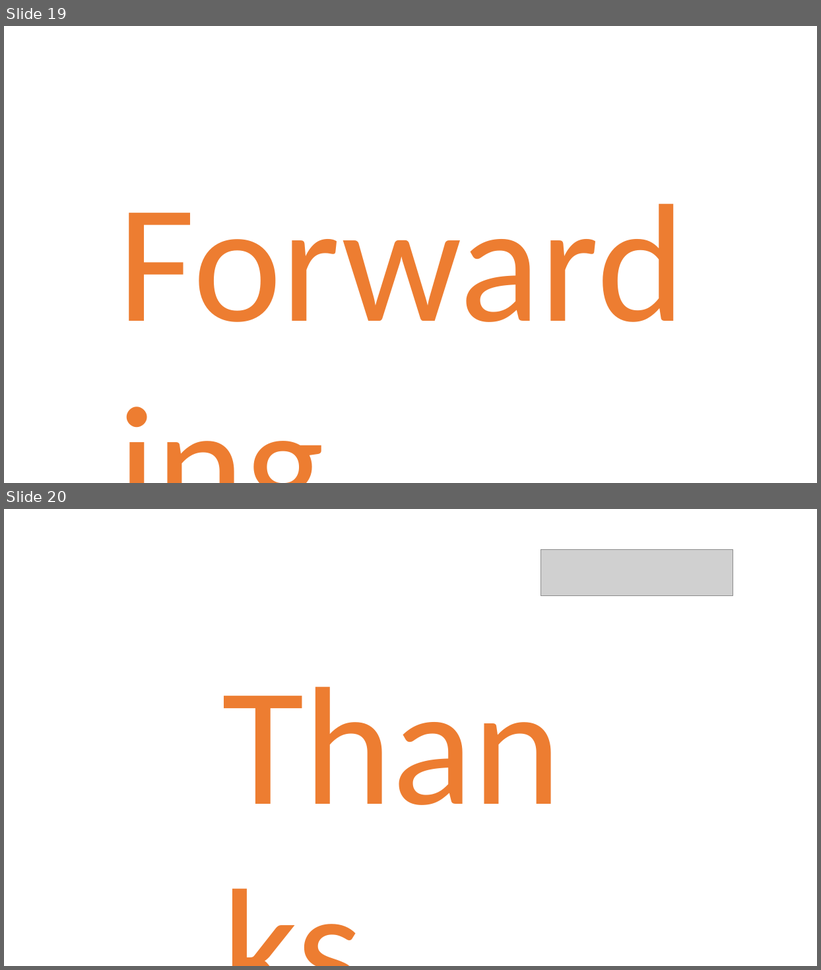
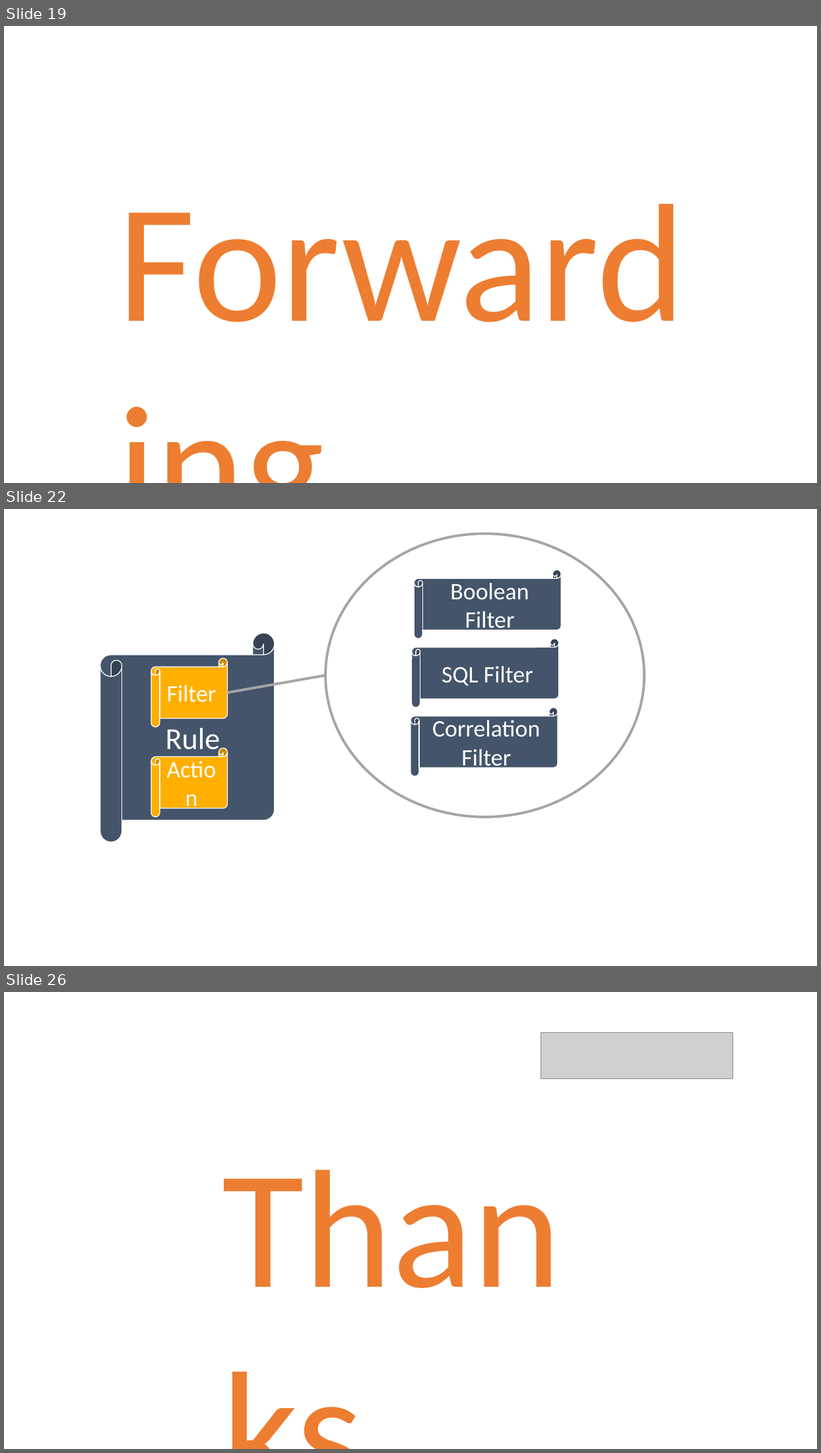
Before and after one commit to danielmarbach/AzureServiceBus.DeepDive, a slide deck: presentation.pptx. Shown one above the other, each under a label of ours: slides 19 and 20 before the commit, slides 19, 22 and 26 after it; the slides between them are not shown. The pictures are 821x970 and 821x1453 pixels, drawn with LibreOffice and Linux fonts; fonts in the diff are those of the drawing; grey boxes stand for pictures. Boxes give left, top, right and bottom in pixels: in the first picture for what was removed or moved away, otherwise in the second. Text is boxed around its words. In the diff, an @@ line names an element or a change of style, - is before the commit and + after.

```diff
--- a/presentation.pptx
+++ b/presentation.pptx
@@ slide 22 added at (x1=4, y1=509, x2=817, y2=966), background #FFFFFF @@
@@ ellipse added at (x1=325, y1=533, x2=644, y2=817), outline #A5A5A5 3 pt @@
@@ horizontal scroll added at (x1=414, y1=570, x2=561, y2=639), fill #44546A, outline #FFFFFF 1 pt, 28 pt, text #FFFFFF @@
+Boolean Filter
@@ horizontal scroll added at (x1=100, y1=633, x2=275, y2=842), fill #44546A, outline #FFFFFF 1 pt, 36 pt, text #FFFFFF @@
+Rule
@@ horizontal scroll added at (x1=411, y1=639, x2=558, y2=708), fill #44546A, outline #FFFFFF 1 pt, 28 pt, text #FFFFFF @@
+SQL Filter
@@ horizontal scroll added at (x1=151, y1=658, x2=227, y2=727), fill #FFAF00, outline #FFFFFF 1 pt, 28 pt, text #FFFFFF @@
+Filter
@@ line added from (227, 692) to (325, 675), #A5A5A5 3 pt @@
@@ horizontal scroll added at (x1=411, y1=708, x2=558, y2=777), fill #44546A, outline #FFFFFF 1 pt, 28 pt, text #FFFFFF @@
+Correlation Filter
@@ horizontal scroll added at (x1=151, y1=748, x2=227, y2=817), fill #FFAF00, outline #FFFFFF 1 pt, 28 pt, text #FFFFFF @@
+Action
@@ what was slide 20 is now slide 26 @@
```
Also in this commit, not shown: 5 other slides added, 1 other file.
